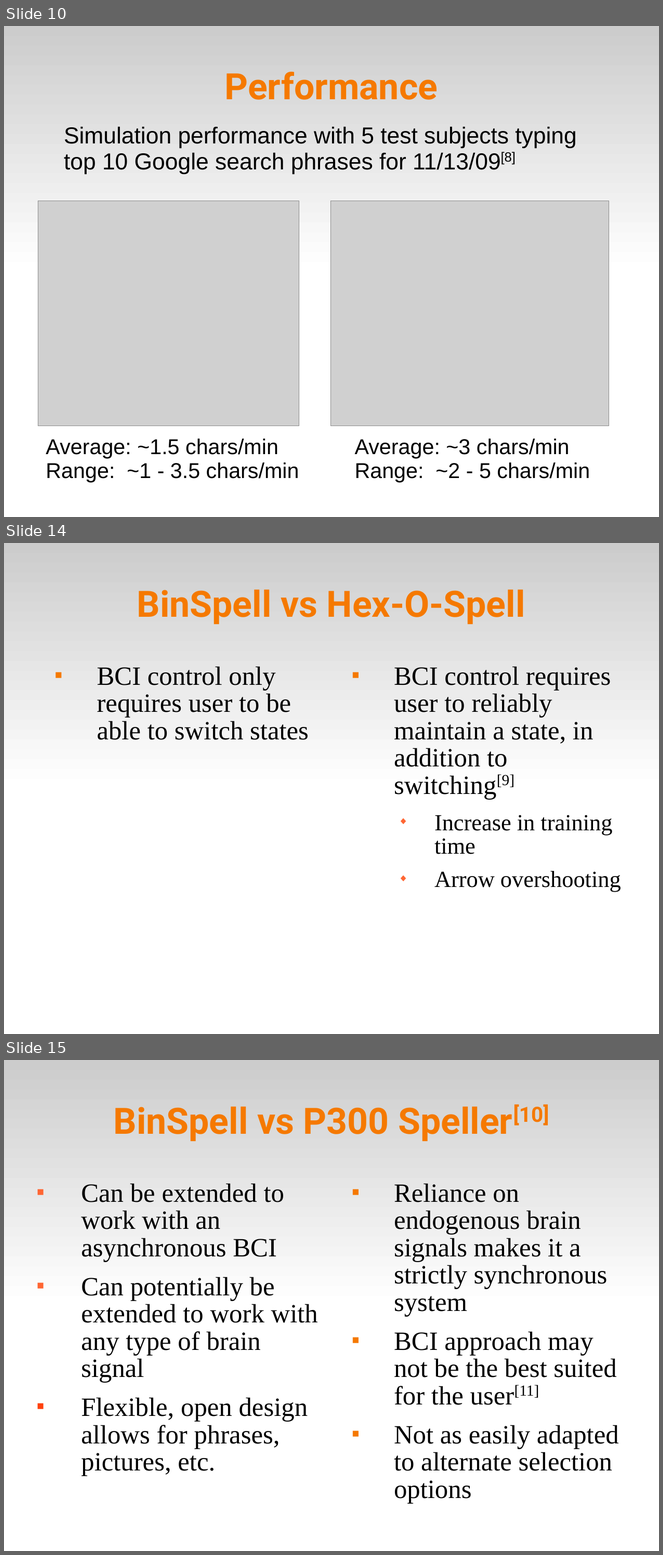
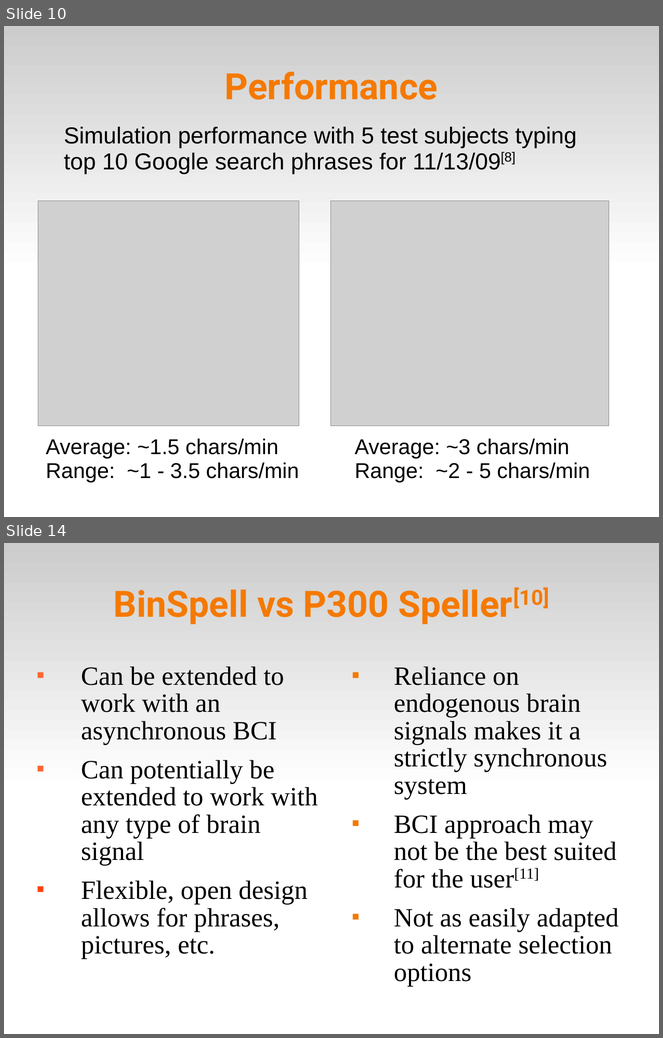
Before and after one commit to abdullah38rcc/BCI-Virtual-Keyboard, a slide deck: master's/docs/virtKey.ppt. Shown one above the other, each under a label of ours: slides 10, 14 and 15 before the commit, slides 10 and 14 after it; the slides between them are not shown. The pictures are 663x1555 and 663x1038 pixels, drawn with LibreOffice and Linux fonts; fonts in the diff are those of the drawing; grey boxes stand for pictures. Boxes give left, top, right and bottom in pixels: in the first picture for what was removed or moved away, otherwise in the second. Text is boxed around its words. In the diff, an @@ line names an element or a change of style, - is before the commit and + after.

```diff
--- a/master's/docs/virtKey.ppt
+++ b/master's/docs/virtKey.ppt
@@ slide 14 removed at [4,543,659,1034], background #FFFFFF; not listed: 1 template element that a slide beside it also shows @@
@@ title removed at [137,589,526,624] @@
-BinSpell vs Hex-O-Spell
@@ text removed at [97,666,309,740] @@
-■ BCI control only requires user to be able to switch states
@@ text removed at [394,666,621,892] @@
-■ BCI control requires user to reliably maintain a state, in addition to switching[9]
-  ◆ Increase in training time
-  ◆ Arrow overshooting
@@ what was slide 15 is now slide 14 @@
```
Also in this commit, not shown: 6 slides changed, 1 slide added, 1 other slide removed.
